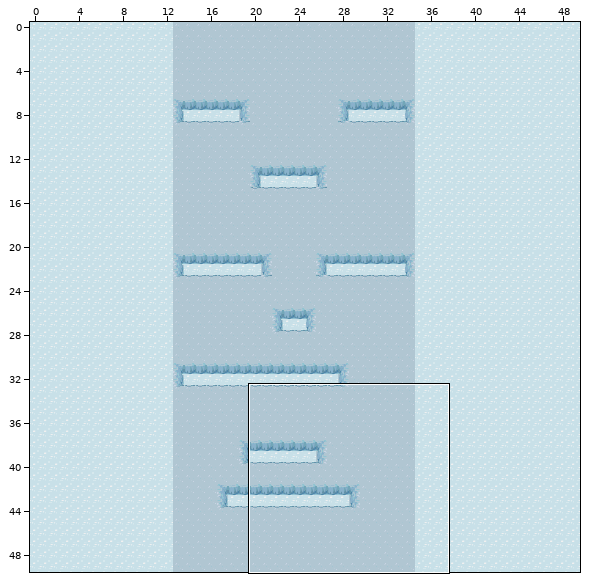
Two states of a Tiled map, Trashman/data/map/antarlevel1.tmx. Above: a wide view before the commit, with the close-up outlined.
Close-up. First the earlier version:
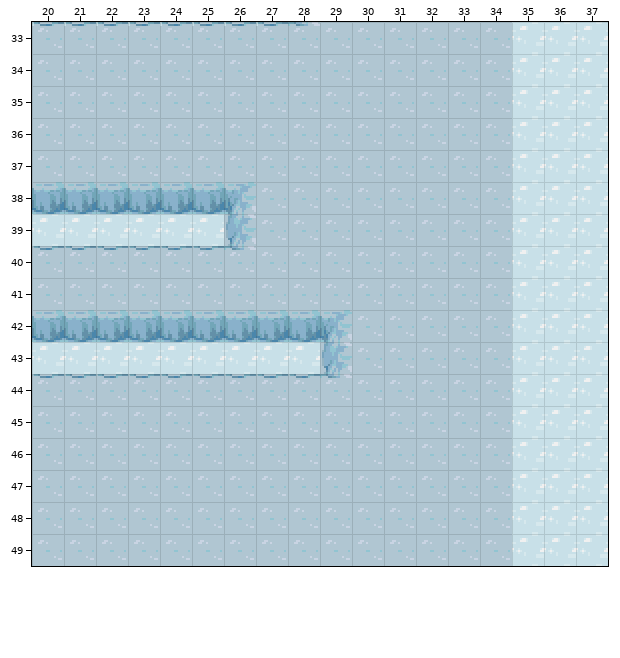
Cells are 16x16 px. Shown: x 20..37, y 33..49. The commit also changed other parts of the map, which this record leaves out.
And afterwards:
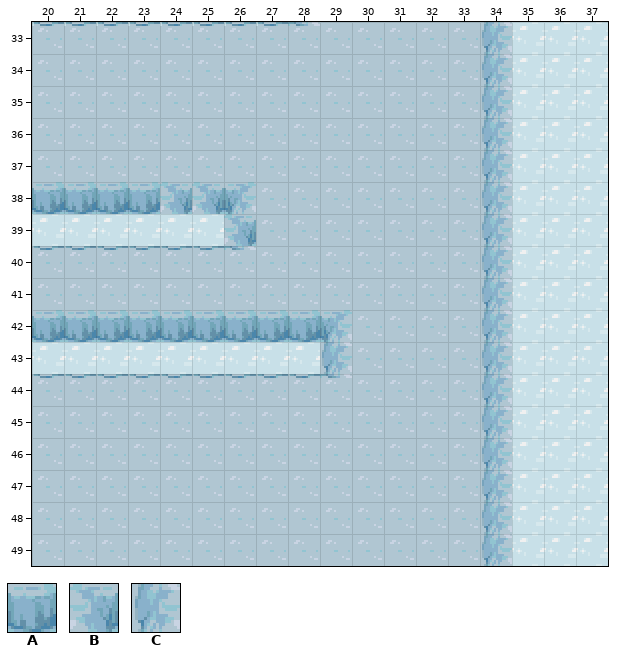
Key: from "antarlevel1": A 140, B 154, C 165.
_ is an empty cell.
Difference:
Layer "Tile Layer 2":
Tile A becomes tile B in row 38 at x 24 to 25.
Tile C becomes tile B in row 39 at x 26.
The author put tile C in rows 33 to 49 at x 34.
Pixel boxes of the changes (left, top, right, bottom) in both close-ups:
added: (482, 22, 512, 566)
changed: (160, 182, 256, 246)
